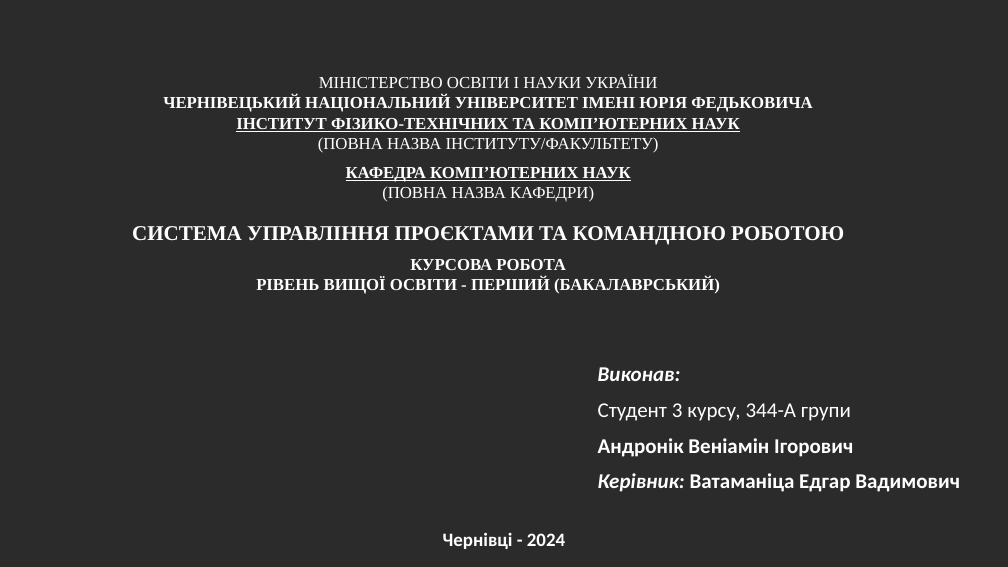
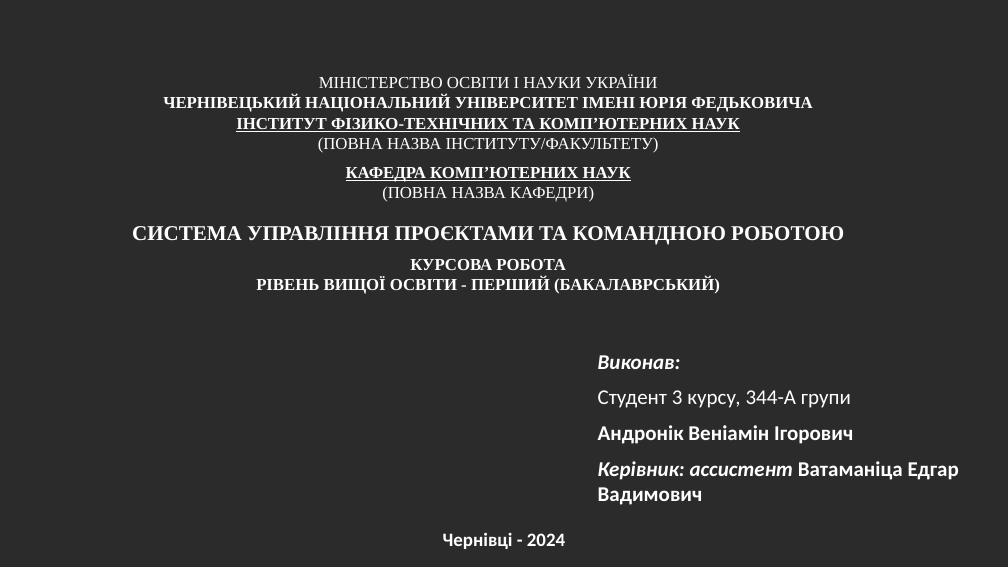
Before and after one commit to andronik-GitHub/WorkWave, a slide deck: slide 1 of Andronik_WorkWave-Presentation.pptx. Drawn at 1008x567 pixels with LibreOffice and Linux fonts; fonts in the diff are those of the drawing; background and template pictures are left out; a plain dark background stands for a picture behind light text. Boxes give left, top, right and bottom in pixels: in the first picture for what was removed or moved away, otherwise in the second. Text is boxed around its words. In the diff, an @@ line names an element or a change of style, - is before the commit and + after.

```diff
--- a/Andronik_WorkWave-Presentation.pptx
+++ b/Andronik_WorkWave-Presentation.pptx
@@ text at (598,461,959,505): text changed @@
-Керівник: Ватаманіца Едгар Вадимович
+Керівник: ассистент Ватаманіца Едгар Вадимович
```
Also in this commit, not shown: 10 other slides changed, 3 slides added, 7 slides removed, 4 other files.
